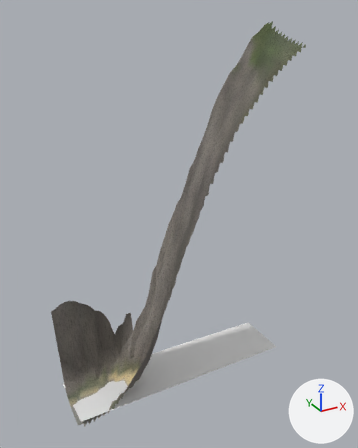
Two versions of the glTF model eloria-assets/maps/continent-v2/pinebrow/client/chunks/09_06/world.glb, one commit apart.
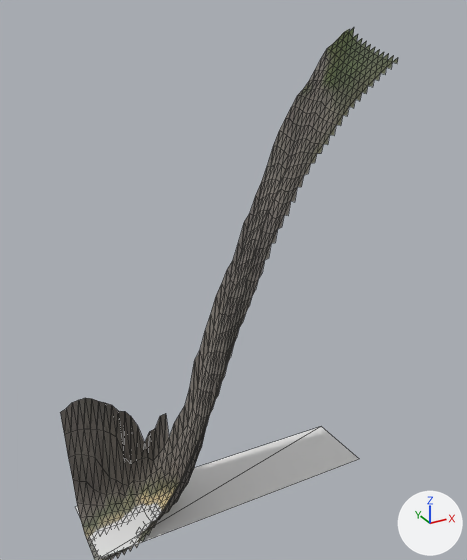
The first picture shows the older version from a camera (50 mm lens) standing at (-132.9, 203.2, 147.4) and looking at (-46.5, 360.2, 68.9). The close-ups show the older and then the newer version on the part from 2% to 100% of the width and 0% to 95% of the height of that picture. Only the edits that show in the close-ups are written down. The axes (+X, +Y, +Z) are drawn at lower right. The lights are the same throughout. The close-ups show mesh edges as thin lines. Where no turn or scale is listed for an object, it has been applied to the vertices. Vertices at exactly the same position are counted once.

The first close-up shows 'AuthoredGround_pinebrowBase_pinebrow_09_06', 'Terrain_pinebrow_09_06', 'Water_pinebrow_09_06'.
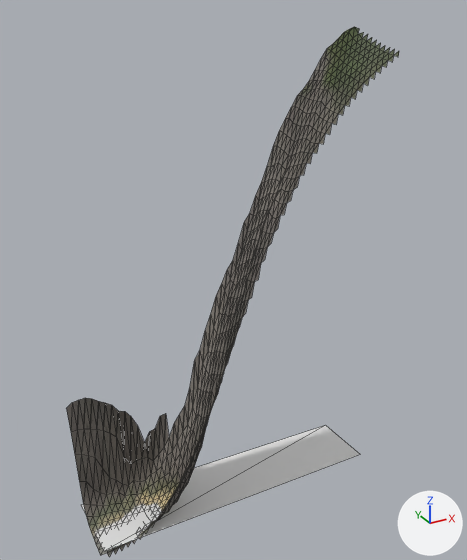
Changed parts and their boxes (x1, y1, x2, y2) in the close-ups (467 x 560 px):
'AuthoredGround_pinebrowBase_pinebrow_09_06', reshaped
    before: (64, 28, 398, 560)
    after: (71, 27, 399, 557)
'Water_pinebrow_09_06', reshaped
    before: (75, 427, 359, 558)
    after: (81, 425, 360, 551)
'Terrain_pinebrow_09_06', reshaped
    before: (60, 409, 210, 560)
    after: (66, 373, 224, 555)
part 1 of me_terrain_pinebrow_09_06, cut back
    before: (60, 409, 200, 560)
part 3 of me_authoredground_pinebrowbase_pinebrow_09_06, cut back
    before: (64, 58, 398, 560)
    after: (349, 27, 399, 59)

Edits to the bpy script that builds the scene:
```text
Change me_terrain_pinebrow_09_06:
    used by ob_terrain_pinebrow_09_06; location = (-734.0, 7931.0, 0.0)
    remove me_terrain_pinebrow_09_06.from_pydata(...)  # 606 vertices, 1090 faces; spans x 637.0..733.0, y -7581.0..-7557.0, z -2.4..140.9
    add me_terrain_pinebrow_09_06.from_pydata(...)  # 556 vertices, 992 faces; spans x 639.0..735.0, y -7579.0..-7557.0, z -1.9..142.2
    me_terrain_pinebrow_09_06 part 1
    60 vertices are removed from x 637.0..731.0, y -7581.0..-7557.0, z -2.4..132.4
    118 faces are deleted
    1 vertex moves from x 733.0, y -7581.0, z 133.7 to x 735.0, y -7579.0, z 135.3
    10 vertices are added at x 735.0, y -7577.0..-7559.0, z 135.7..142.2
    20 new faces join them
Change me_water_pinebrow_09_06:
    used by ob_water_pinebrow_09_06; location = (-734.0, 7931.0, 0.0)
    remove me_water_pinebrow_09_06.from_pydata(...)  # 4 vertices, 2 faces; spans x 638.0..734.0, y -7582.0..-7557.3, z 0.0
    add me_water_pinebrow_09_06.from_pydata(...)  # 4 vertices, 2 faces; spans x 640.0..736.0, y -7580.0..-7557.3, z 0.0
    me_water_pinebrow_09_06 part 2
    me_water_pinebrow_09_06.vertices[0].co: (734.0, -7559.3, 0.0) -> (736.0, -7559.3, 0.0)  # pixel (321, 426) -> pixel (325, 425)
    me_water_pinebrow_09_06.vertices[1].co: (638.0, -7582.0, 0.0) -> (640.0, -7580.0, 0.0)  # pixel (99, 558) -> pixel (104, 551)
    me_water_pinebrow_09_06.vertices[2].co: (734.0, -7582.0, 0.0) -> (736.0, -7580.0, 0.0)  # pixel (359, 458) -> pixel (360, 454)
    me_water_pinebrow_09_06.vertices[3].co: (638.0, -7557.3, 0.0) -> (640.0, -7557.3, 0.0)  # pixel (75, 506) -> pixel (81, 504)
Change me_authoredground_pinebrowbase_pinebrow_09_06:
    used by ob_authoredground_pinebrowbase_pinebrow_09_06; location = (-734.0, 7931.0, 0.0)
    remove me_authoredground_pinebrowbase_pinebrow_09_06.from_pydata(...)  # 665 vertices, 1130 faces; spans x 637.0..735.0, y -7583.0..-7557.0, z -2.4..142.2
    add me_authoredground_pinebrowbase_pinebrow_09_06.from_pydata(...)  # 614 vertices, 1032 faces; spans x 639.0..737.0, y -7581.0..-7557.0, z -2.0..142.2
    me_authoredground_pinebrowbase_pinebrow_09_06 part 3
    62 vertices are removed from x 637.0..733.0, y -7583.0..-7557.0, z -2.4..133.4
    119 faces are deleted
    11 vertices are added at x 737.0, y -7579.0..-7559.0, z 136.5..142.0
    21 new faces join them
```
